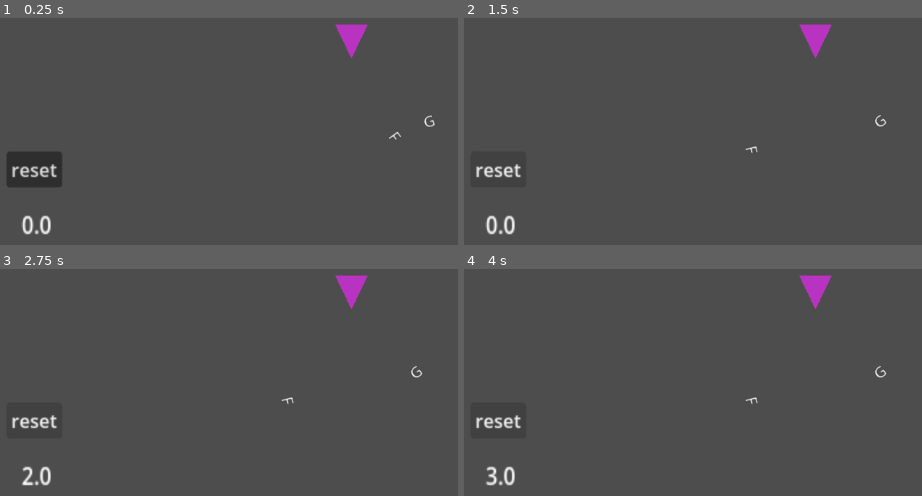
Above: before the commit, frames 1-4 (two rows, left to right).
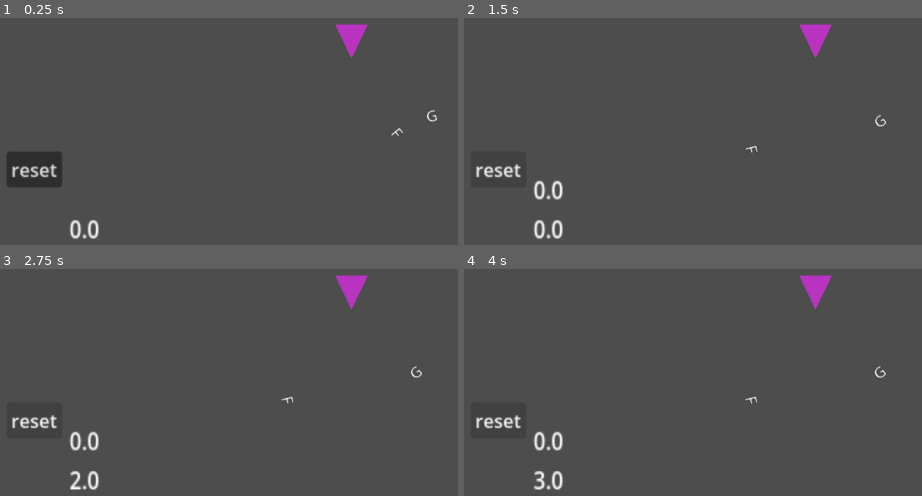
Above: after the commit, the same moments.

Repository: kilometersperhour/trijam-0353-trotting-in-the-90s
Game: Godot game, scene res://main.tscn
Same seed, same stepped clock (60 frames per second), same inputs: the game is played once before the commit and once after it.
Inputs:
- Up to frame 1 (0.25 s): no input
- Up to frame 2 (1.5 s): click "reset" at 0.5 s; tap Enter at 1.25 s
- Up to frame 3 (2.75 s): tap Space at 2 s
- Up to frame 4 (4 s): tap Enter at 3.5 s

The runs differ from the first frame. In frame 1, 0.8% of the frame differs, in the area x 4-96%, y 40-98%; in frame 2, 1.0%, in the area x 4-64%, y 56-98%; in frame 3, 1.0%; in frame 4, 1.0%.

Commit message:
use a global node to retain high scores between "reset" (also, change "can sleep")

Diff:
--- a/character.gd
+++ b/character.gd
@@ -13,6 +13,8 @@
 
 @onready var main_body = $CharacterBody
 
+# use a global node to store highscores
+@onready var globals = get_node("/root/Globals")
 
 
 func setup_random():
@@ -61,13 +63,14 @@
 
 
 
-
+signal ready_to_reset
 
 func _ready() -> void:
 	setup_random()
 
 
 func _on_button_pressed() -> void:
+	ready_to_reset.emit()
 	get_tree().reload_current_scene()
 
 
--- /dev/null
+++ b/globals.gd
@@ -0,0 +1,3 @@
+extends Node
+
+var text: String
--- a/leg.tscn
+++ b/leg.tscn
@@ -14,6 +14,7 @@
 script = ExtResource("1_onwxs")
 
 [node name="LegBody" type="RigidBody2D" parent="."]
+can_sleep = false
 
 [node name="CollisionShape2D" type="CollisionShape2D" parent="LegBody"]
 shape = SubResource("CapsuleShape2D_ig7tw")
--- a/main.tscn
+++ b/main.tscn
@@ -9,6 +9,7 @@
 height = 52.0
 
 [sub_resource type="RectangleShape2D" id="RectangleShape2D_7dm0k"]
+size = Vector2(26.011559, 20)
 
 [sub_resource type="RectangleShape2D" id="RectangleShape2D_ig7tw"]
 size = Vector2(257.698, 73.0515)
@@ -19,6 +20,7 @@
 script = ExtResource("1_ig7tw")
 
 [node name="CharacterBody" type="RigidBody2D" parent="Character"]
+can_sleep = false
 
 [node name="CollisionShape2D" type="CollisionShape2D" parent="Character/CharacterBody"]
 rotation = -1.5708
@@ -43,9 +45,9 @@
 
 [node name="Ground" type="StaticBody2D" parent="."]
 position = Vector2(0, 51)
-scale = Vector2(1.34265, 0.983322)
 
 [node name="CollisionShape2D" type="CollisionShape2D" parent="Ground"]
+position = Vector2(1, 0)
 scale = Vector2(6.228, 1.02247)
 shape = SubResource("RectangleShape2D_7dm0k")
 
@@ -55,7 +57,7 @@
 [node name="SpinnerPrototype" type="Node2D" parent="."]
 script = ExtResource("2_0xm2m")
 
-[node name="Control" type="Control" parent="."]
+[node name="Timer UI" type="Control" parent="."]
 layout_mode = 3
 anchors_preset = 15
 anchor_right = 1.0
@@ -68,29 +70,30 @@
 grow_vertical = 2
 script = ExtResource("3_h2yge")
 
-[node name="Button" type="Button" parent="Control"]
+[node name="Button" type="Button" parent="Timer UI"]
 layout_mode = 1
 offset_right = 8.0
 offset_bottom = 8.0
 scale = Vector2(0.460126, 0.460066)
 text = "reset"
 
-[node name="Label" type="Label" parent="Control"]
+[node name="Label" type="Label" parent="Timer UI"]
 layout_mode = 0
-offset_left = 6.0
-offset_top = 22.0
-offset_right = 46.0
-offset_bottom = 45.0
+offset_left = 25.0
+offset_top = -105.0
+offset_right = 337.30722
+offset_bottom = 133.44955
 scale = Vector2(0.521922, 0.598748)
 text = "time"
+vertical_alignment = 2
 
 [node name="Killzone" type="Area2D" parent="."]
 position = Vector2(0, 51)
-scale = Vector2(1.34265, 0.983322)
 
 [node name="Area2D" type="CollisionShape2D" parent="Killzone"]
 position = Vector2(-2.97917, 52.9668)
 shape = SubResource("RectangleShape2D_ig7tw")
 
-[connection signal="pressed" from="Control/Button" to="Character" method="_on_button_pressed"]
+[connection signal="ready_to_reset" from="Character" to="Timer UI" method="_on_character_ready_to_reset"]
+[connection signal="pressed" from="Timer UI/Button" to="Character" method="_on_button_pressed"]
 [connection signal="body_entered" from="Killzone" to="Character" method="_on_killzone_body_entered"]
--- a/project.godot
+++ b/project.godot
@@ -15,6 +15,10 @@
 config/features=PackedStringArray("4.5", "Forward Plus")
 config/icon="res://icon.svg"
 
+[autoload]
+
+Globals="*res://globals.gd"
+
 [dotnet]
 
 project/assembly_name="trotting in the 90s"
--- a/spinner_prototype.gd
+++ b/spinner_prototype.gd
@@ -11,9 +11,9 @@
 # bottom point at origin, [top-left point], [top-right point]
 # this should be a function but I'll figure that out later
 var simple_wedge : Array = [
-	[0,0],#wedge_center, #
-	[-wedge_depth * sin(PI * wedge_width),-wedge_depth * cos(PI * wedge_width)], #
-	[wedge_depth * sin(PI * wedge_width),-wedge_depth * cos(PI * wedge_width)] #
+	[0, 0],#wedge_center, #
+	[-wedge_depth * sin(PI * wedge_width), -wedge_depth * cos(PI * wedge_width)], #
+	[ wedge_depth * sin(PI * wedge_width), -wedge_depth * cos(PI * wedge_width)] #
 ]
 
 
--- a/timer_ui.gd
+++ b/timer_ui.gd
@@ -3,9 +3,20 @@
 var time: float = 0
 @onready var label = $Label
 
+@onready var globals = $"/root/Globals"
+
+func save_score():
+	pass
+
 func _process(delta: float) -> void:
 	time += delta
-	label.text = str(floorf(time))
+
+	label.text = globals.text + str(floorf(time))
 
 
 	# this is reset when the scene is reset.
+
+
+func _on_character_ready_to_reset() -> void:
+	save_score()
+	globals.text += str(floorf(time)) + "\n"
Not shown, added: globals.gd.uid
Not shown: 1 places in main.tscn that only renumber resources
